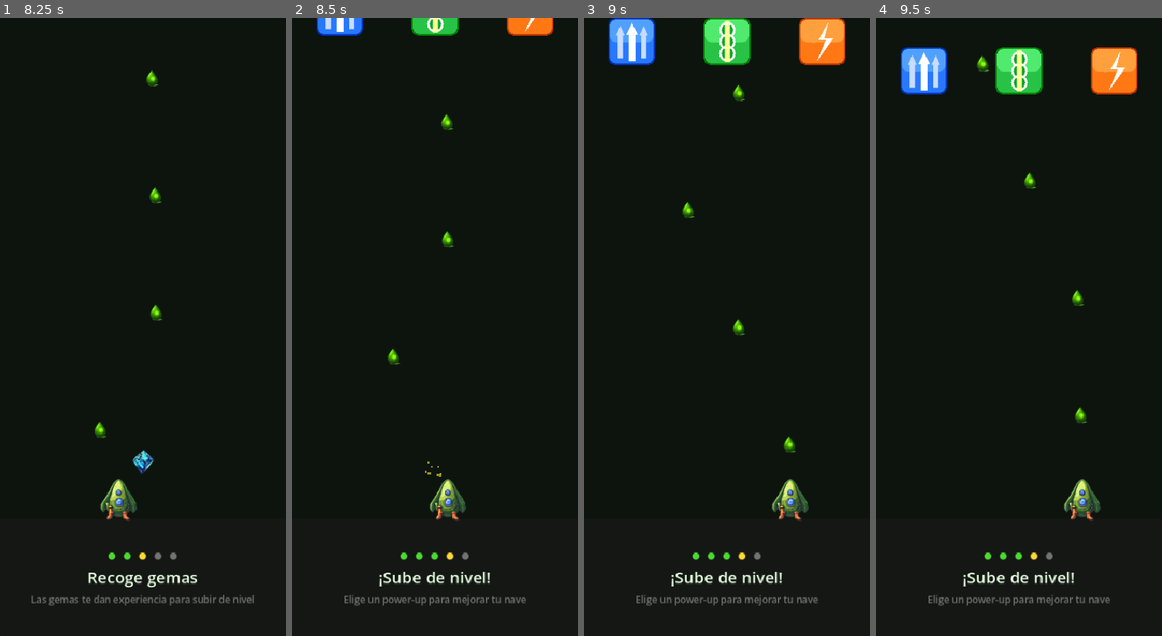
Above: before the commit, frames 1-4 (left to right).
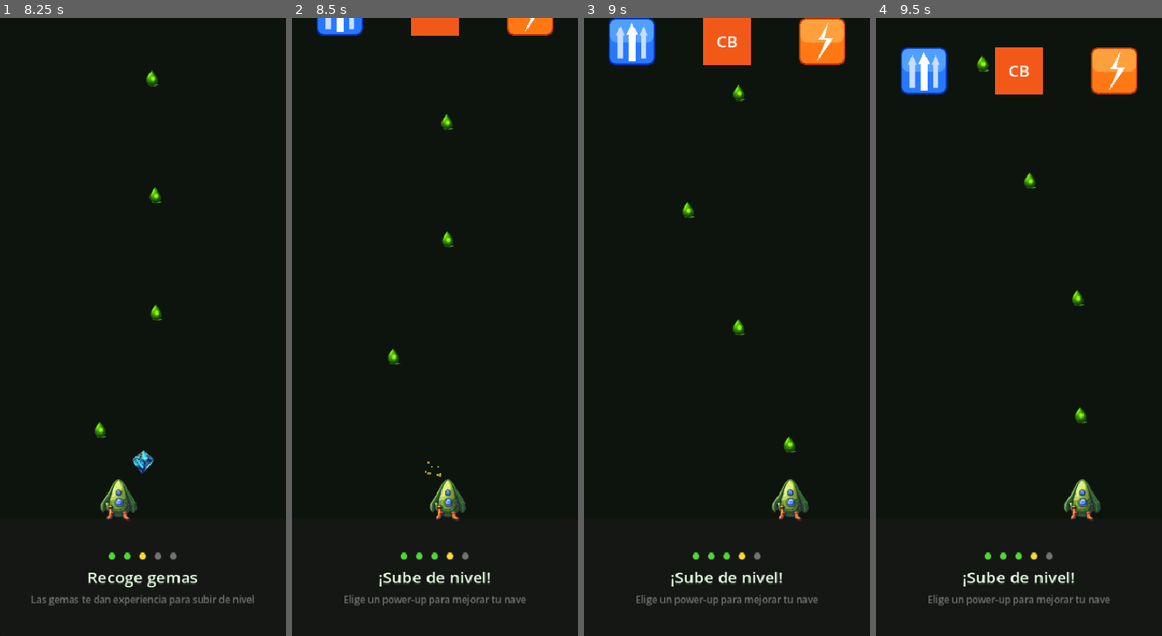
Above: after the commit, the same moments.

Repository: JoseNoIP/gb-GuacBlaster-Survivor
Game: Godot game, scene res://src/scenes/Main.tscn
The game is run twice, just before and just after one commit, with the same random seed, the same clock (stepped at 60 frames per second) and the same inputs.
Inputs (mouse positions are in pixels of both pictures, inside the frame that each line leads up to):
- Up to frame 1 (8.25 s): click "Español" at 0.5 s; click (143, 209) at 1.25 s; click "¡EMPEZAR!" at 2 s; tap Enter at 2.75 s; move the mouse to (205, 296) at 2.77 s; hold Shift 2.78-3.5 s; click (205, 296) at 2.92 s; drag from (85, 357) to (205, 500) at 3.52 s; move the mouse to (171, 191) at 4.27 s; tap Ctrl at 4.35 s; click (171, 191) at 4.42 s; drag from (128, 450) to (168, 320) at 5.02 s; move the mouse to (228, 419) at 5.77 s; tap Alt at 5.85 s; click (228, 419) at 5.92 s; drag from (57, 234) to (154, 116) at 6.52 s; move the mouse to (157, 327) at 7.27 s; hold Shift 7.28-8 s; click (157, 327) at 7.42 s; drag from (100, 172) to (157, 265) at 8.02 s
- Up to frame 2 (8.5 s): no input
- Up to frame 3 (9 s): move the mouse to (789, 296) at 8.77 s; tap Ctrl at 8.85 s; click (789, 296) at 8.92 s
- Up to frame 4 (9.5 s): no input

Frame 1 is identical in both runs. In frame 2, 0.5% of the frame differs, in the area x 41-59%, y 0-3%; in frame 3, 1.3%; in frame 4, 1.3%, in the area x 41-59%, y 4-13%.

Commit message:
feat: Implement chipotle burst power-up and update related systems

Diff:
--- a/src/core/Constants.gd
+++ b/src/core/Constants.gd
@@ -87,7 +87,7 @@
 # --- Power-ups ---
 const POWERUP_POOL: Array = [
 	&"triple_shot",
-	&"super_guac",
+	&"chipotle_burst",
 	&"rapid_fire",
 	&"mole_grenade",
 	&"jalapeno_laser",
@@ -105,7 +105,8 @@
 const MOLE_GRENADE_COOLDOWN: float = 5.0
 const JALAPENO_LASER_DURATION: float = 2.0
 const NACHO_WALL_HITS: int = 3
-const SUPER_GUAC_PENETRATION: int = 3
+const CHIPOTLE_BURST_RADIUS: float = 65.0
+const CHIPOTLE_BURST_DAMAGE_MULT: float = 0.5
 const MULTI_STREAM_SPACING: float = 40.0
 
 # --- Meta Upgrades ---
--- a/src/features/powerups/PowerUpDrop.gd
+++ b/src/features/powerups/PowerUpDrop.gd
@@ -7,7 +7,7 @@
 
 const DROP_COLORS: Dictionary = {
 	&"triple_shot":    Color(0.2, 0.55, 1.0),
-	&"super_guac":     Color(0.2, 0.8, 0.3),
+	&"chipotle_burst": Color(0.95, 0.35, 0.1),
 	&"rapid_fire":     Color(1.0, 0.7, 0.1),
 	&"mole_grenade":   Color(0.65, 0.4, 0.2),
 	&"jalapeno_laser": Color(1.0, 0.3, 0.1),
@@ -18,7 +18,7 @@
 }
 const POWERUP_ABBREV: Dictionary = {
 	&"triple_shot":    "TS",
-	&"super_guac":     "SG",
+	&"chipotle_burst": "CB",
 	&"rapid_fire":     "RF",
 	&"mole_grenade":   "MG",
 	&"jalapeno_laser": "JL",
--- a/src/features/projectiles/Projectile.gd
+++ b/src/features/projectiles/Projectile.gd
@@ -1,7 +1,7 @@
 class_name Projectile
 extends Area2D
 ## Single projectile fired by the player.
-## Moves in _direction at _speed px/s. Handles pierce (super_guac) and bounce (spicy_bounce).
+## Moves in _direction at _speed px/s. Handles burst (chipotle_burst) and bounce (spicy_bounce).
 ##
 ## Required child nodes:
 ##   CollisionShape2D (CollisionShape2D)
@@ -12,7 +12,7 @@
 var _speed: float = 400.0
 var _direction: Vector2 = Vector2.UP
 var _damage: float = Constants.PLAYER_BASE_DAMAGE
-var _pierce_remaining: int = 0
+var _burst: bool = false
 var _bouncy: bool = false
 
 func _physics_process(delta: float) -> void:
@@ -20,10 +20,10 @@
 	if _bouncy:
 		_check_bounce()
 
-func setup(damage: float, direction: Vector2, pierce_count: int = 0, bouncy: bool = false) -> void:
+func setup(damage: float, direction: Vector2, burst: bool = false, bouncy: bool = false) -> void:
 	_damage = damage
 	_direction = direction
-	_pierce_remaining = pierce_count
+	_burst = burst
 	_bouncy = bouncy
 
 func _on_body_entered(body: Node2D) -> void:
@@ -33,16 +33,59 @@
 	EventBus.enemy_hit.emit(global_position)
 	if body.has_method(&"take_damage"):
 		body.call(&"take_damage", int(_damage))
-	_consume_pierce()
+	if _burst:
+		_explode()
+	else:
+		queue_free()
+
+func _explode() -> void:
+	var burst_damage: float = _damage * Constants.CHIPOTLE_BURST_DAMAGE_MULT
+	var space: PhysicsDirectSpaceState2D = get_world_2d().direct_space_state
+	var params: PhysicsShapeQueryParameters2D = PhysicsShapeQueryParameters2D.new()
+	var circle: CircleShape2D = CircleShape2D.new()
+	circle.radius = Constants.CHIPOTLE_BURST_RADIUS
+	params.shape = circle
+	params.transform = Transform2D(0.0, global_position)
+	params.collision_mask = 2
+	var hits: Array[Dictionary] = space.intersect_shape(params)
+	for hit: Dictionary in hits:
+		var body: Variant = hit.get(&"collider")
+		if body is Node2D:
+			var node: Node2D = body as Node2D
+			if node.is_in_group(&"enemies") and node.has_method(&"take_damage"):
+				node.call(&"take_damage", int(burst_damage))
+	_spawn_burst_vfx()
+	queue_free()
+
+func _spawn_burst_vfx() -> void:
+	var p: CPUParticles2D = CPUParticles2D.new()
+	p.position = global_position
+	p.emitting = true
+	p.one_shot = true
+	p.explosiveness = 1.0
+	p.amount = 14
+	p.lifetime = 0.35
+	p.initial_velocity_min = 90.0
+	p.initial_velocity_max = 180.0
+	p.spread = 180.0
+	p.gravity = Vector2.ZERO
+	p.direction = Vector2.ZERO
+	p.scale_amount_min = 2.5
+	p.scale_amount_max = 5.0
+	var grad: Gradient = Gradient.new()
+	grad.set_color(0, Color(1.0, 0.55, 0.1, 1.0))
+	grad.set_color(1, Color(1.0, 0.2, 0.0, 0.0))
+	p.color_ramp = grad
+	var timer: Timer = Timer.new()
+	timer.wait_time = 0.5
+	timer.one_shot = true
+	timer.autostart = true
+	timer.timeout.connect(p.queue_free)
+	p.add_child(timer)
+	get_parent().call_deferred(&"add_child", p)
 
 func _on_screen_exited() -> void:
 	queue_free()
-
-func _consume_pierce() -> void:
-	if _pierce_remaining <= 0:
-		queue_free()
-	else:
-		_pierce_remaining -= 1
 
 func _check_bounce() -> void:
 	_bounce_at_width(get_viewport_rect().size.x)
@@ -64,5 +107,5 @@
 func get_damage() -> float:
 	return _damage
 
-func get_pierce_remaining() -> int:
-	return _pierce_remaining
+func get_burst() -> bool:
+	return _burst
--- a/src/features/projectiles/ProjectileSpawner.gd
+++ b/src/features/projectiles/ProjectileSpawner.gd
@@ -9,7 +9,7 @@
 @export var projectile_scene: PackedScene
 
 var _triple_shot: bool = false
-var _pierce_count: int = 0
+var _burst: bool = false
 var _bouncy: bool = false
 var _extra_streams: int = 0
 var _fire_mode: StringName = &"normal"
@@ -77,7 +77,7 @@
 	var proj: Node2D = projectile_scene.instantiate()
 	get_parent().add_child(proj)
 	proj.global_position = spawn_position
-	proj.call(&"setup", damage, converged, _pierce_count, _bouncy)
+	proj.call(&"setup", damage, converged, _burst, _bouncy)
 	proj.call(&"setup_visuals", _bullet_tint, _bullet_scale)
 	AudioManager.play_sfx(&"shoot")
 
@@ -85,8 +85,8 @@
 	match powerup_id:
 		&"triple_shot":
 			_triple_shot = count > 0
-		&"super_guac":
-			_pierce_count = Constants.SUPER_GUAC_PENETRATION if count > 0 else 0
+		&"chipotle_burst":
+			_burst = count > 0
 		&"spicy_bounce":
 			_bouncy = count > 0
 		&"guac_storm":
--- a/src/features/ui/HUD.gd
+++ b/src/features/ui/HUD.gd
@@ -5,7 +5,7 @@
 
 const POWERUP_ABBREV: Dictionary = {
 	&"triple_shot": "TS",
-	&"super_guac": "SG",
+	&"chipotle_burst": "CB",
 	&"rapid_fire": "RF",
 	&"mole_grenade": "MG",
 	&"jalapeno_laser": "JL",
@@ -16,7 +16,7 @@
 }
 const POWERUP_COLORS: Dictionary = {
 	&"triple_shot": Color(0.4, 0.8, 1.0),
-	&"super_guac": Color(0.3, 0.95, 0.3),
+	&"chipotle_burst": Color(1.0, 0.45, 0.1),
 	&"rapid_fire": Color(1.0, 0.5, 0.1),
 	&"mole_grenade": Color(1.0, 0.3, 0.3),
 	&"jalapeno_laser": Color(1.0, 0.95, 0.1),
--- a/tests/unit/test_powerup_effects.gd
+++ b/tests/unit/test_powerup_effects.gd
@@ -1,6 +1,6 @@
 extends GutTest
 ## Tests for power-up effects: Player (rapid_fire, nacho_wall),
-## ProjectileSpawner (super_guac, spicy_bounce, guac_storm), Projectile (bounce logic).
+## ProjectileSpawner (chipotle_burst, spicy_bounce, guac_storm), Projectile (bounce logic).
 
 const ProjectileGd := preload("res://src/features/projectiles/Projectile.gd")
 const ProjectileSpawnerGd := preload("res://src/features/projectiles/ProjectileSpawner.gd")
@@ -93,14 +93,14 @@
 
 # --- ProjectileSpawner: power-up flags ---
 
-func test_super_guac_sets_pierce_count() -> void:
-	EventBus.powerup_stack_changed.emit(&"super_guac", 1)
-	assert_eq(_spawner._pierce_count, Constants.SUPER_GUAC_PENETRATION)
+func test_chipotle_burst_sets_flag() -> void:
+	EventBus.powerup_stack_changed.emit(&"chipotle_burst", 1)
+	assert_true(_spawner._burst)
 
-func test_super_guac_zero_clears_pierce() -> void:
-	EventBus.powerup_stack_changed.emit(&"super_guac", 1)
-	EventBus.powerup_stack_changed.emit(&"super_guac", 0)
-	assert_eq(_spawner._pierce_count, 0)
+func test_chipotle_burst_zero_clears_flag() -> void:
+	EventBus.powerup_stack_changed.emit(&"chipotle_burst", 1)
+	EventBus.powerup_stack_changed.emit(&"chipotle_burst", 0)
+	assert_false(_spawner._burst)
 
 func test_spicy_bounce_sets_bouncy_flag() -> void:
 	EventBus.powerup_stack_changed.emit(&"spicy_bounce", 1)
--- a/tests/unit/test_projectile.gd
+++ b/tests/unit/test_projectile.gd
@@ -1,5 +1,5 @@
 extends GutTest
-## Unit tests for Projectile setup, pierce logic, and movement direction.
+## Unit tests for Projectile setup, burst flag, and movement direction.
 
 var _proj: Projectile
 
@@ -19,34 +19,17 @@
 	_proj.setup(25.0, Vector2.UP)
 	assert_eq(_proj.get_damage(), 25.0)
 
-func test_setup_sets_pierce_zero_by_default() -> void:
+func test_setup_burst_is_false_by_default() -> void:
 	_proj.setup(10.0, Vector2.UP)
-	assert_eq(_proj.get_pierce_remaining(), 0)
+	assert_false(_proj.get_burst())
 
-func test_setup_sets_pierce_count() -> void:
-	_proj.setup(10.0, Vector2.UP, Constants.SUPER_GUAC_PENETRATION)
-	assert_eq(_proj.get_pierce_remaining(), Constants.SUPER_GUAC_PENETRATION)
+func test_setup_sets_burst_true() -> void:
+	_proj.setup(10.0, Vector2.UP, true)
+	assert_true(_proj.get_burst())
 
-# --- Pierce consumption ---
-
-func test_consume_pierce_frees_when_zero() -> void:
-	_proj.setup(10.0, Vector2.UP, 0)
-	# queue_free is called; after yield the node should be freed
-	assert_false(_proj.is_queued_for_deletion(), "not freed before consume")
-	_proj._consume_pierce()
-	assert_true(_proj.is_queued_for_deletion(), "freed after pierce=0")
-
-func test_consume_pierce_decrements_when_positive() -> void:
-	_proj.setup(10.0, Vector2.UP, 2)
-	_proj._consume_pierce()
-	assert_eq(_proj.get_pierce_remaining(), 1)
-	assert_false(_proj.is_queued_for_deletion(), "should NOT be freed yet")
-
-func test_consume_pierce_frees_after_exhaustion() -> void:
-	_proj.setup(10.0, Vector2.UP, 1)
-	_proj._consume_pierce()  # pierce goes to 0, NOT freed (0 means still alive)
-	_proj._consume_pierce()  # now pierce <= 0, freed
-	assert_true(_proj.is_queued_for_deletion())
+func test_setup_burst_false_explicit() -> void:
+	_proj.setup(10.0, Vector2.UP, false)
+	assert_false(_proj.get_burst())
 
 # --- Screen exit ---
 
Not shown, changed: .claude/skills/new-game/SKILL.md
Not shown, changed: CLAUDE.md
